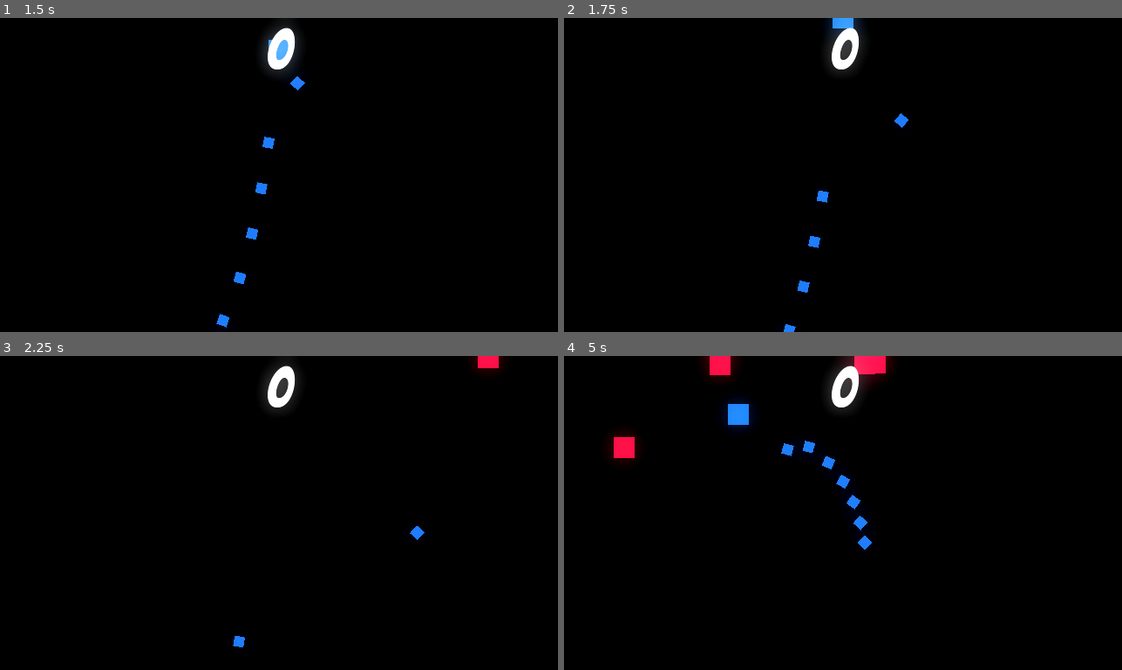
Above: before the commit, frames 1-4 (two rows, left to right).
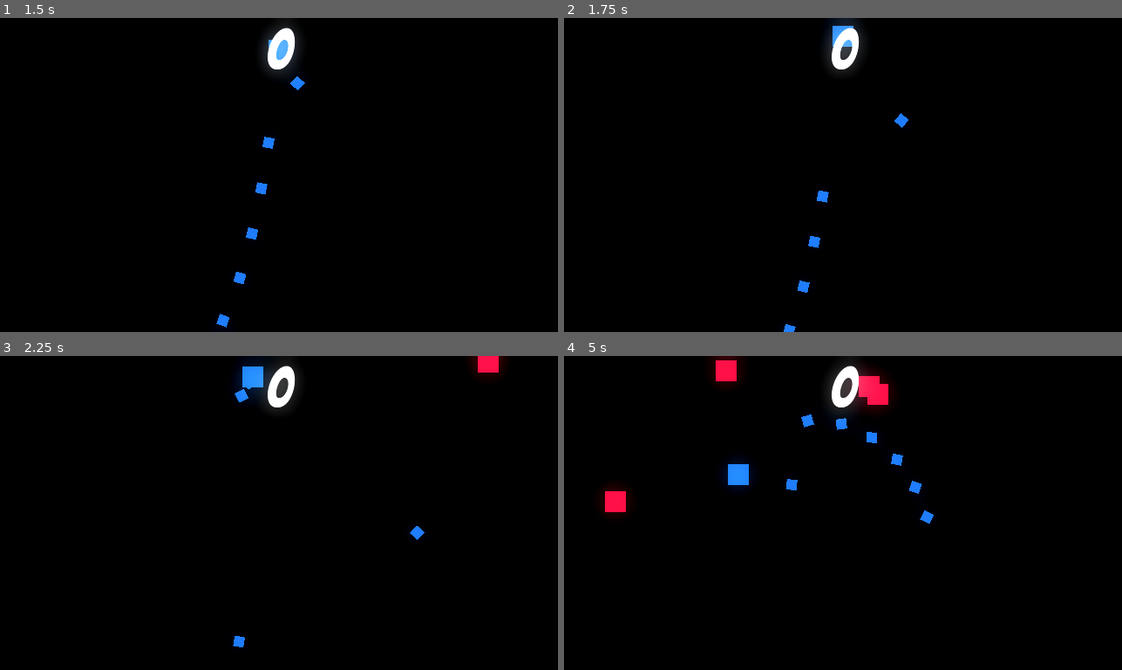
Above: after the commit, the same moments.

Repository: OwenDdev/Wave-Shooter
Game: Godot game, scene res://arena.tscn
The game is run twice, just before and just after one commit, with the same random seed, the same clock (stepped at 60 frames per second) and the same inputs.
Inputs (mouse positions are in pixels of both pictures, inside the frame that each line leads up to):
- Up to frame 1 (1.5 s): tap Enter at 0.5 s; move the mouse to (251, 237) at 0.52 s; press the mouse at (251, 237) at 0.53 s; hold W (move_up) from 0.53 s (still down); move the mouse to (446, 222) at 1.27 s; release the mouse at (446, 222) at 1.28 s; click (446, 222) at 1.35 s
- Up to frame 2 (1.75 s): keep holding W (move_up)
- Up to frame 3 (2.25 s): move the mouse to (111, 465) at 2.02 s; release W (move_up) at 2.03 s; press the mouse at (111, 465) at 2.03 s; hold A (move_left) from 2.03 s (still down)
- Up to frame 4 (5 s): move the mouse to (870, 513) at 2.77 s; release the mouse at (870, 513) at 2.78 s; click (870, 513) at 2.85 s; move the mouse to (759, 434) at 3.52 s; release A (move_left) at 3.53 s; press the mouse at (759, 434) at 3.53 s; hold S (move_down) 3.53-4.28 s; move the mouse to (965, 497) at 4.27 s; release the mouse at (965, 497) at 4.28 s; hold D (move_right) from 4.28 s (still down); click (965, 497) at 4.35 s

Frame 1 is identical in both runs. In frame 2, 0.2% of the frame differs, in the area x 48-53%, y 0-10%; in frame 3, 0.7%; in frame 4, 3.7%, in the area x 6-67%, y 0-62%.

Commit message:
Screen Shake
Camera Node added
Screen shake Implemented

Diff:
--- a/Global.gd
+++ b/Global.gd
@@ -2,8 +2,8 @@
 extends Node
 
 var node_creation_parent = null
-
 var player = null
+var camera = null
 
 var points = 0
 
--- a/arena.gd
+++ b/arena.gd
@@ -5,6 +5,8 @@
 # Called when the node enters the scene tree for the first time.
 func _ready() -> void:
 	Global.node_creation_parent = self
+
+	Global.points = 0
 
 func _exit_tree() -> void:
 	Global.node_creation_parent = null
--- a/arena.tscn
+++ b/arena.tscn
@@ -1,9 +1,10 @@
-[gd_scene load_steps=6 format=3 uid="uid://cmsmrpvdvq5u0"]
+[gd_scene load_steps=7 format=3 uid="uid://cmsmrpvdvq5u0"]
 
 [ext_resource type="Script" path="res://arena.gd" id="1_5g7r8"]
 [ext_resource type="PackedScene" uid="uid://bvyhci1gkahna" path="res://player.tscn" id="2_hnaq8"]
 [ext_resource type="FontFile" uid="uid://b28j27r6xf8et" path="res://Font.ttf" id="3_xtixm"]
 [ext_resource type="Script" path="res://score.gd" id="4_230fa"]
+[ext_resource type="Script" path="res://camera_2d.gd" id="5_xm3bd"]
 
 [sub_resource type="Environment" id="Environment_chsiw"]
 background_mode = 3
@@ -47,4 +48,12 @@
 vertical_alignment = 1
 script = ExtResource("4_230fa")
 
+[node name="Camera2D" type="Camera2D" parent="."]
+position = Vector2(320, 180)
+script = ExtResource("5_xm3bd")
+
+[node name="Screen_shake_time" type="Timer" parent="Camera2D"]
+one_shot = true
+
 [connection signal="timeout" from="Enemy_spawn_timer" to="." method="_on_enemy_spawn_timer_timeout"]
+[connection signal="timeout" from="Camera2D/Screen_shake_time" to="Camera2D" method="_on_screen_shake_time_timeout"]
--- /dev/null
+++ b/camera_2d.gd
@@ -0,0 +1,29 @@
+extends Camera2D
+
+var screen_shake_start = false
+var shake_intensity = 0
+
+func _ready() -> void:
+	Global.camera = self
+
+func _exit_tree() -> void:
+	Global.camera = null
+
+func _process(delta: float) -> void:
+	# Simple camera Shake
+	zoom = lerp(zoom, Vector2(1, 1), 0.3)
+
+	if screen_shake_start == true:
+		global_position += Vector2(randi_range(-shake_intensity, shake_intensity), randi_range(-shake_intensity, shake_intensity)) * delta
+
+func screen_shake(intensity, time):
+	zoom = Vector2(1, 1) - Vector2(intensity * 0.002, intensity * 0.002)
+	shake_intensity = intensity
+	$Screen_shake_time.wait_time = time
+	$Screen_shake_time.start()
+	screen_shake_start = true
+
+
+func _on_screen_shake_time_timeout() -> void:
+	screen_shake_start = false
+	global_position = Vector2(320, 180)
--- a/enemy.gd
+++ b/enemy.gd
@@ -19,6 +19,9 @@
 	global_position += velocity * speed * delta
 
 	if hp <= 0:
+		if Global.camera  != null:
+			Global.camera.screen_shake(60, 0.1)
+
 		Global.points += 10
 		if Global.node_creation_parent != null:
 			var blood_particles_instance =  Global.instance_node(blood_particles, global_position, Global.node_creation_parent)
--- a/player.gd
+++ b/player.gd
@@ -23,6 +23,10 @@
 	# Maintain speed regardless of player direction
 	velocity = velocity.normalized()
 
+	# Prevents Player for exceeding screen boundary
+	global_position.x = clamp(global_position.x, 24, 616)
+	global_position.y = clamp(global_position.y, 24, 336)
+
 	if is_dead == false:
 		global_position += speed * velocity * delta
 
@@ -42,4 +46,3 @@
 		visible = false
 		await get_tree().create_timer(1).timeout
 		get_tree().reload_current_scene()
-		Global.points = 0
